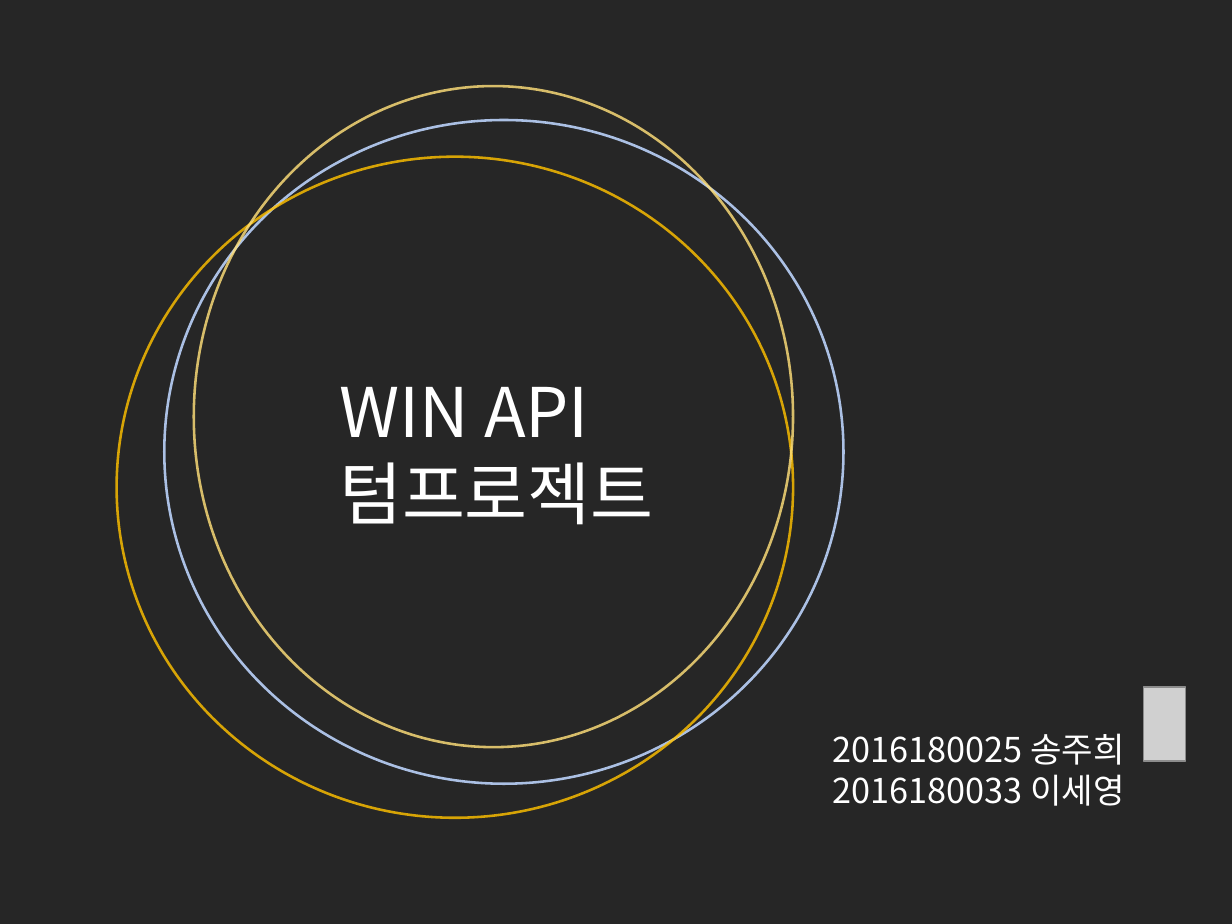
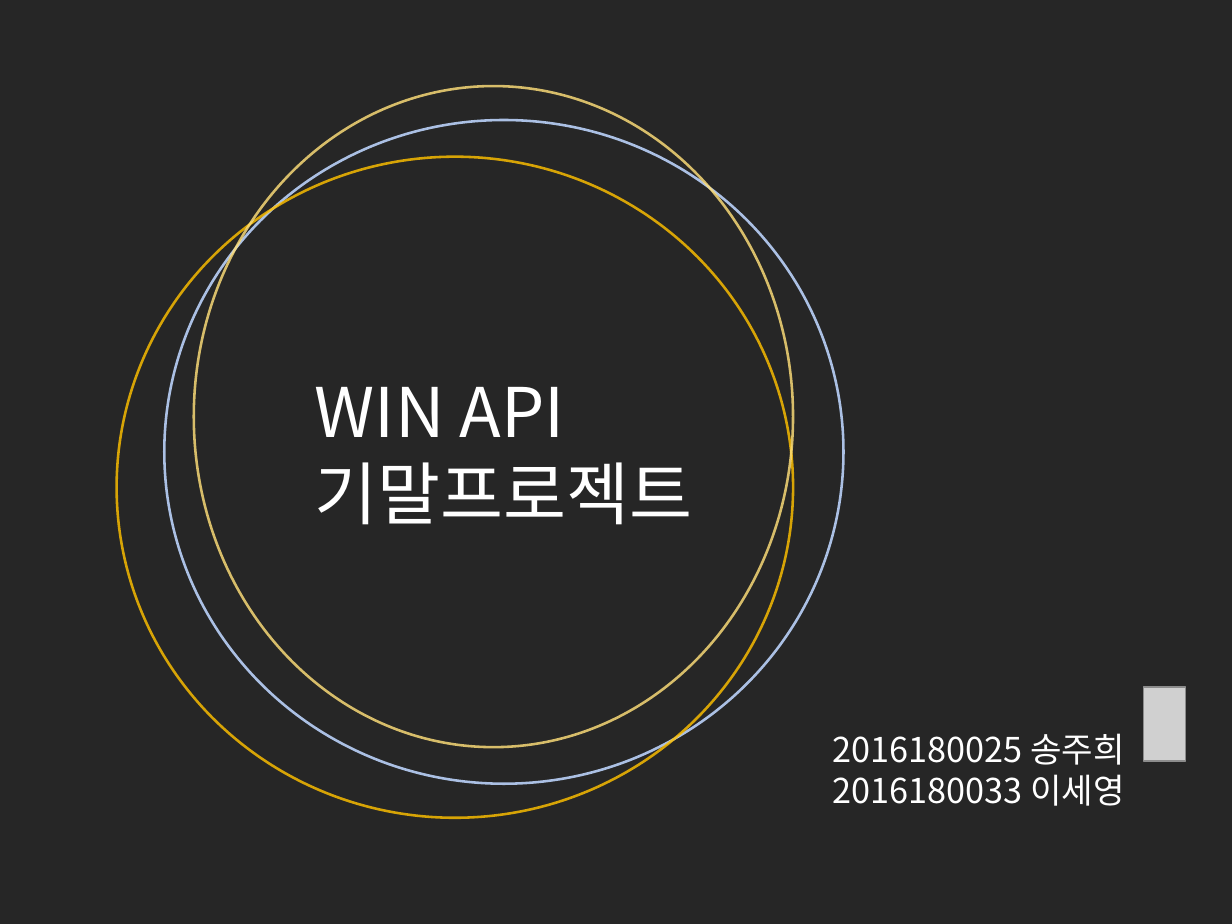
Before and after one commit to cmTEJAVA/Satellite, a slide deck: slide 1 of 발표자료/API 텀프로젝트 발표자료.pptx. Drawn at 1232x924 pixels with LibreOffice and Linux fonts; fonts in the diff are those of the drawing; grey boxes stand for pictures. Boxes give left, top, right and bottom in pixels: in the first picture for what was removed or moved away, otherwise in the second. Text is boxed around its words. In the diff, an @@ line names an element or a change of style, - is before the commit and + after.

```diff
--- a/발표자료/API 텀프로젝트 발표자료.pptx
+++ b/발표자료/API 텀프로젝트 발표자료.pptx
@@ text "WIN API": place and size @@
-text "WIN API" at (339, 387, 653, 525)
+text "WIN API" at (315, 387, 692, 525)
@@ text at (315, 462, 692, 525): text changed @@
-텀프로젝트
+기말프로젝트
```
Also in this commit, not shown: 1 slide added, 1 other file.
